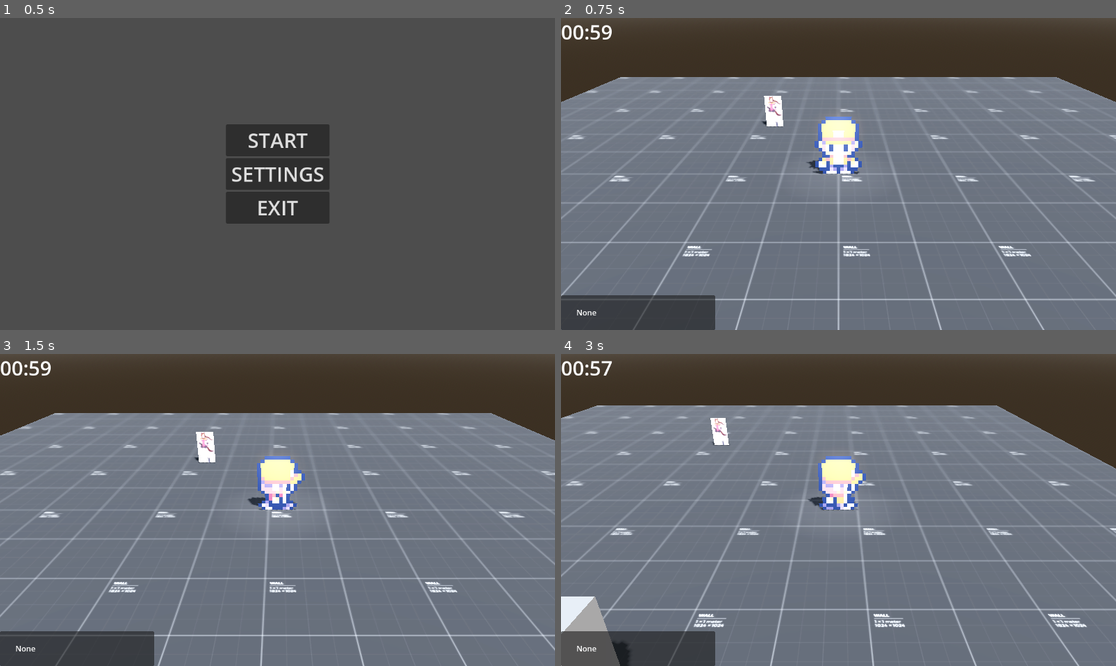
Above: before the commit, frames 1-4 (two rows, left to right).
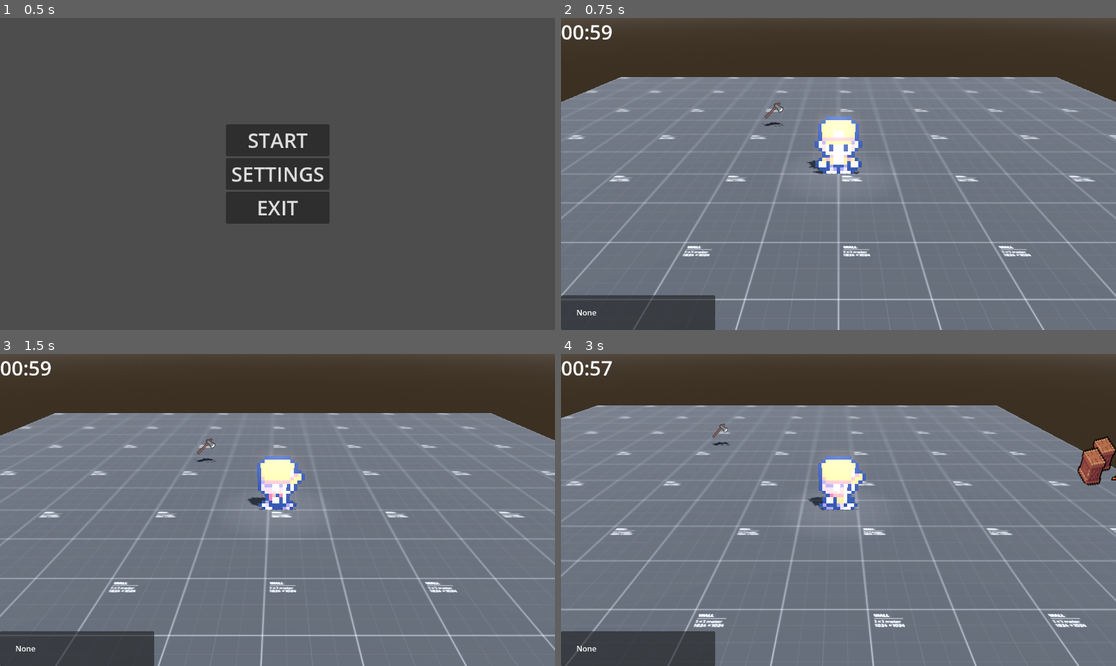
Above: after the commit, the same moments.

Repository: ketzzz-dev/dev-con-project
Game: Godot game, scene res://scenes/ui/screens/main_menu.tscn
Two runs of this game, one before a commit and one after it. Both use one fixed random seed, a clock stepped at 60 frames per second and the inputs below.
Inputs:
- Up to frame 1 (0.5 s): no input
- Up to frame 2 (0.75 s): click "START" at 0.5 s
- Up to frame 3 (1.5 s): tap Enter (ui_accept) at 1.25 s; hold D (move_right) from 1.28 s (still down); hold F (interact) from 1.28 s (still down)
- Up to frame 4 (3 s): tap Enter (ui_accept) at 1.52, 1.82, 2.27, 2.3, 2.57 s; tap Space (ui_select) at 1.55, 2.1 s; release D (move_right) at 2.03 s; release F (interact) at 2.03 s; hold S (move_down) 2.03-2.78 s; hold D (move_right) from 2.78 s (still down); hold Enter (ui_accept) from 2.78 s (still down)

Frame 1 is identical in both runs. In frame 2, 0.3% of the frame differs, in the area x 36-41%, y 24-35%; in frame 3, 0.3%; in frame 4, 2.7%, in the area x 0-100%, y 20-100%.

Commit message:
Added Assets

Diff:
--- a/default_bus_layout.tres
+++ b/default_bus_layout.tres
@@ -1,16 +1,16 @@
-[gd_resource type="AudioBusLayout" load_steps=0 format=3 uid="uid://bul4rbyhbmnx4"]
+[gd_resource type="AudioBusLayout" format=3 uid="uid://bul4rbyhbmnx4"]
 
 [resource]
-bus/0/volume_db = 0.0672607
+bus/0/volume_db = 6.02
 bus/1/name = &"sfx"
 bus/1/solo = false
 bus/1/mute = false
 bus/1/bypass_fx = false
-bus/1/volume_db = -0.130497
+bus/1/volume_db = 6.02
 bus/1/send = &"Master"
 bus/2/name = &"bgm"
 bus/2/solo = false
 bus/2/mute = false
 bus/2/bypass_fx = false
-bus/2/volume_db = 0.0672607
+bus/2/volume_db = 6.02
 bus/2/send = &"Master"
--- a/scenes/world/levels/test2.tscn
+++ b/scenes/world/levels/test2.tscn
@@ -8,6 +8,7 @@
 [ext_resource type="PackedScene" uid="uid://ym137bxhfyb5" path="res://scenes/world/prefabs/axe.tscn" id="6_ufsui"]
 [ext_resource type="PackedScene" uid="uid://gjlckowlj43l" path="res://scenes/ui/components/ui.tscn" id="7_ufsui"]
 [ext_resource type="PackedScene" uid="uid://45y6eobvy4db" path="res://scenes/world/prefabs/lever.tscn" id="8_rj1kb"]
+[ext_resource type="PackedScene" uid="uid://dvcqfiqw06cqq" path="res://scenes/world/prefabs/crate_new.tscn" id="9_5p5ap"]
 
 [sub_resource type="ProceduralSkyMaterial" id="ProceduralSkyMaterial_74lek"]
 sky_horizon_color = Color(0.662243, 0.671743, 0.686743, 1)
@@ -59,7 +60,8 @@
 offset = Vector3(0, 3, 6)
 
 [node name="Crate" parent="." instance=ExtResource("5_itmcp")]
-transform = Transform3D(1, 0, 0, 0, 1, 0, 0, 0, 1, -0.374569, 0, 5.3486)
+transform = Transform3D(1, 0, 0, 0, 1, 0, 0, 0, 1, 0.0284421, 0, 5.3486)
+visible = false
 
 [node name="StaticBody3D" parent="." instance=ExtResource("6_ufsui")]
 transform = Transform3D(1, 0, 0, 0, 1, 0, 0, 0, 1, -1.5079, 0.3725, -2.514)
@@ -67,4 +69,15 @@
 [node name="UI" parent="." instance=ExtResource("7_ufsui")]
 
 [node name="Lever" parent="." instance=ExtResource("8_rj1kb")]
-transform = Transform3D(1, 0, 0, 0, 1, 0, 0, 0, 1, -0.329959, -1.19209e-07, 6.88713)
+transform = Transform3D(-0.0202269, 0, 0.999795, 0, 1, 0, -0.999795, 0, -0.0202269, 7.59179, -1.19209e-07, 0.148271)
+
+[node name="Crates" type="Node" parent="."]
+
+[node name="Crate2" parent="Crates" instance=ExtResource("9_5p5ap")]
+transform = Transform3D(0.0321427, -0.0002014, -0.999483, 0.00626569, 0.99998, 0, 0.999464, -0.00626245, 0.0321434, 6.76966, 0.357832, 0.208463)
+
+[node name="Crate3" parent="Crates" instance=ExtResource("9_5p5ap")]
+transform = Transform3D(0.0321427, -0.0002014, -0.999483, 0.00626569, 0.99998, 0, 0.999464, -0.00626245, 0.0321434, 7.47357, 0.357832, -0.577709)
+
+[node name="Crate4" parent="Crates" instance=ExtResource("9_5p5ap")]
+transform = Transform3D(0.0321427, -0.0002014, -0.999483, 0.00626569, 0.99998, 0, 0.999464, -0.00626245, 0.0321434, 7.55406, 0.357832, 0.958507)
--- a/scenes/world/prefabs/axe.tscn
+++ b/scenes/world/prefabs/axe.tscn
@@ -1,6 +1,6 @@
 [gd_scene load_steps=4 format=3 uid="uid://ym137bxhfyb5"]
 
-[ext_resource type="Texture2D" uid="uid://cu1ic4sg232ad" path="res://assets/placeholder/BAKUSHIN.png" id="1_wehjn"]
+[ext_resource type="Texture2D" uid="uid://cnhi1jjajpfvi" path="res://assets/Puzzle Sprites/Axe.png" id="1_wehjn"]
 [ext_resource type="Script" uid="uid://ch2bdjgtuqjga" path="res://scripts/gameplay/interactable/item.gd" id="2_xg5ys"]
 
 [sub_resource type="CapsuleShape3D" id="CapsuleShape3D_28b80"]
@@ -10,6 +10,7 @@
 [node name="StaticBody3D" type="StaticBody3D"]
 
 [node name="Sprite" type="Sprite3D" parent="."]
+transform = Transform3D(14, 0, 0, 0, 14, 0, 0, 0, 14, 0, 0, 0)
 pixel_size = 0.001
 billboard = 2
 shaded = true
--- /dev/null
+++ b/scenes/world/prefabs/crate_new.tscn
@@ -0,0 +1,23 @@
+[gd_scene load_steps=5 format=3 uid="uid://dvcqfiqw06cqq"]
+
+[ext_resource type="Script" uid="uid://dmkxdohu3etw" path="res://scripts/entities/props/crate.gd" id="3_6wibw"]
+[ext_resource type="Texture2D" uid="uid://boqigv22lylml" path="res://assets/Puzzle Sprites/Crate.png" id="3_g0rj3"]
+[ext_resource type="Resource" uid="uid://b27ubcp6v437h" path="res://resources/dialogue/no_axe.tres" id="4_rroh7"]
+
+[sub_resource type="BoxShape3D" id="BoxShape3D_k7qp6"]
+
+[node name="Crate" type="StaticBody3D"]
+
+[node name="Interactable" type="Node" parent="."]
+script = ExtResource("3_6wibw")
+no_axe = ExtResource("4_rroh7")
+metadata/_custom_type_script = "uid://d2cw4dtbia3w2"
+
+[node name="Sprite3D" type="Sprite3D" parent="."]
+transform = Transform3D(3, 0, 0, 0, 3, 0, 0, 0, 3, 0, 0, 0)
+texture = ExtResource("3_g0rj3")
+
+[node name="CollisionShape3D" type="CollisionShape3D" parent="."]
+transform = Transform3D(1, 0, 0, 0, 0.7, 0, 0, 0, 0.7, 0, 0, 0)
+shape = SubResource("BoxShape3D_k7qp6")
+debug_fill = false
--- a/scenes/world/prefabs/lever.tscn
+++ b/scenes/world/prefabs/lever.tscn
@@ -1,8 +1,9 @@
-[gd_scene load_steps=6 format=3 uid="uid://45y6eobvy4db"]
+[gd_scene load_steps=7 format=3 uid="uid://45y6eobvy4db"]
 
 [ext_resource type="Material" uid="uid://ckeax63lyelfb" path="res://assets/materials/outline.tres" id="1_bdby8"]
 [ext_resource type="Script" uid="uid://dfob6rebqhdx3" path="res://scripts/gameplay/interactable/outline.gd" id="2_y4iw1"]
 [ext_resource type="Script" uid="uid://020whbr8ux1v" path="res://scripts/entities/props/lever.gd" id="3_oplvp"]
+[ext_resource type="Texture2D" uid="uid://cofy0lddqulv3" path="res://assets/Puzzle Sprites/Lever_inactive.png" id="4_bdby8"]
 
 [sub_resource type="BoxShape3D" id="BoxShape3D_is7cm"]
 size = Vector3(0.3, 1.07422, 0.522095)
@@ -17,10 +18,16 @@
 
 [node name="MeshInstance3D" type="MeshInstance3D" parent="."]
 transform = Transform3D(0.3, 0, 0, 0, 1.1, 0, 0, 0, 0.5, 0, 0.55, 0)
+visible = false
 material_overlay = ExtResource("1_bdby8")
 mesh = SubResource("BoxMesh_o2pmc")
 script = ExtResource("2_y4iw1")
 
 [node name="Interactable" type="Node" parent="."]
 script = ExtResource("3_oplvp")
+delayTime = 1.0
 metadata/_custom_type_script = "uid://d2cw4dtbia3w2"
+
+[node name="Sprite3D" type="Sprite3D" parent="."]
+transform = Transform3D(-0.0119729, 0, -1.99996, 0, 2, 0, 1.99996, 0, -0.0119729, 0, 0.375, 0)
+texture = ExtResource("4_bdby8")
--- a/scripts/entities/props/lever.gd
+++ b/scripts/entities/props/lever.gd
@@ -1,5 +1,8 @@
 class_name Lever extends Interactable
 
+@export var delayTime: float
 
 func interact() -> void:
+	$"../Sprite3D".texture = load("res://assets/Puzzle Sprites/Lever_active.png")
+	await get_tree().create_timer(delayTime).timeout
 	get_tree().change_scene_to_file("res://scenes/ui/screens/main_menu.tscn")
Binary file added: assets/Puzzle Sprites/Axe.png
Not shown, added: assets/Puzzle Sprites/Axe.png.import
Binary file added: assets/Puzzle Sprites/Crate.png
Not shown, added: assets/Puzzle Sprites/Crate.png.import
Binary file added: assets/Puzzle Sprites/Lever_active.png
Not shown, added: assets/Puzzle Sprites/Lever_active.png.import
Binary file added: assets/Puzzle Sprites/Lever_inactive.png
Not shown, added: assets/Puzzle Sprites/Lever_inactive.png.import
Not shown: 1 places in scenes/world/levels/test2.tscn that only renumber resources
